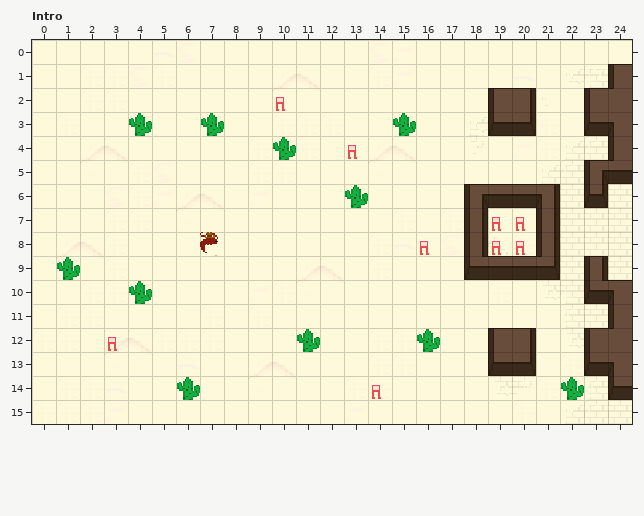
Level history. LDtk project: World.ldtk. The first picture shows the starting point.
Cells are 16x16 px. Shown: Intro x 0..24, y 0..15.
And afterwards:
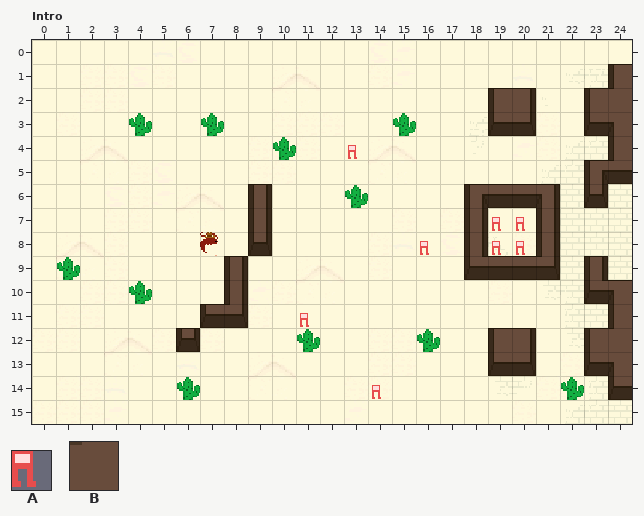
Key: from "Enemy": A 0; from "Walls": B 1 "Walls".
_ is an empty cell.
Objects are placed by their top-left corner, in cells (3,4 is the top-left corner of cell 3,4); size is 1x1 cell unless given.
From the commit log: Added basic enemy vision
Difference:
Changed rows in their new state; . is an unchanged cell.
Layer "Walls":
first column x 6:
 6 ...B
 7 ...B
 8 ...B
 9 ..B.
10 ..B.
11 .BB.
12 B...
Layer "Actors":
changed: A "Enemy" at 3.2,12 size 0.6x1 -> A "Enemy" at 11.2,11 size 0.6x1
removed: A "Enemy" at 10.2,2 size 0.6x1
